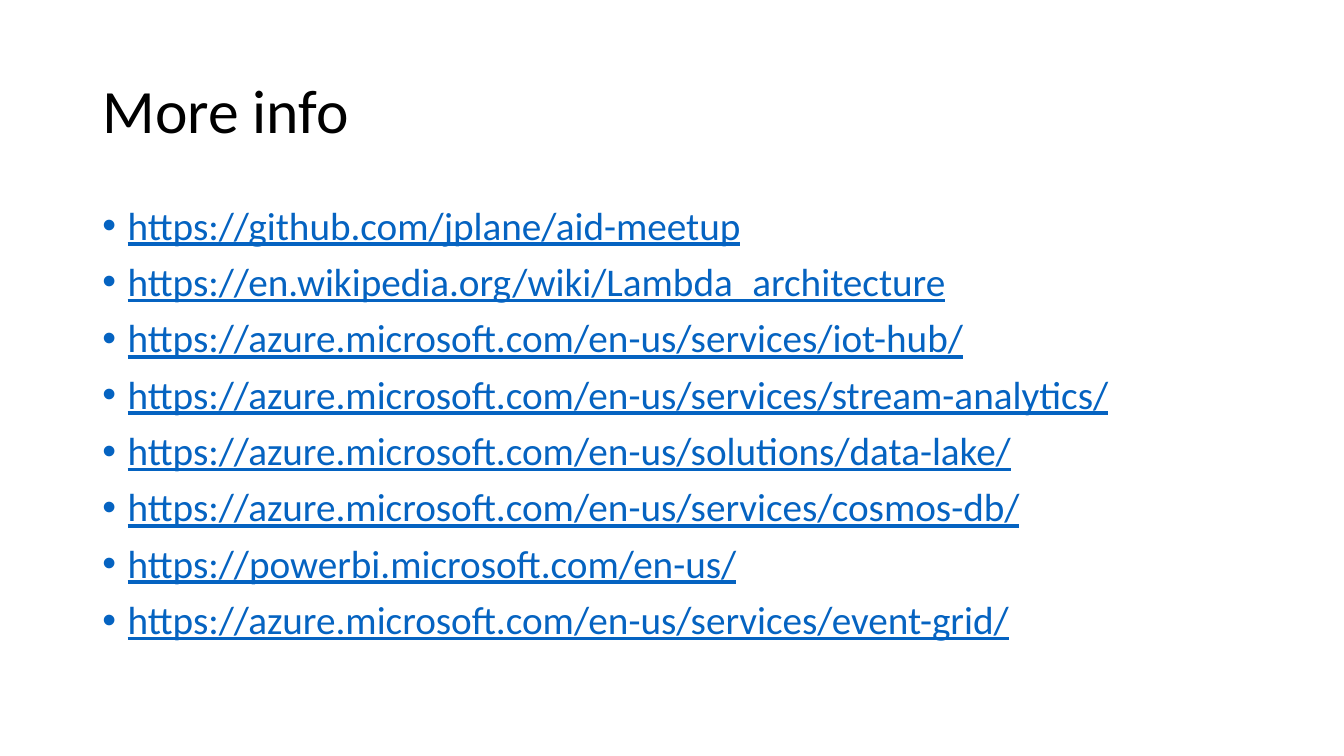
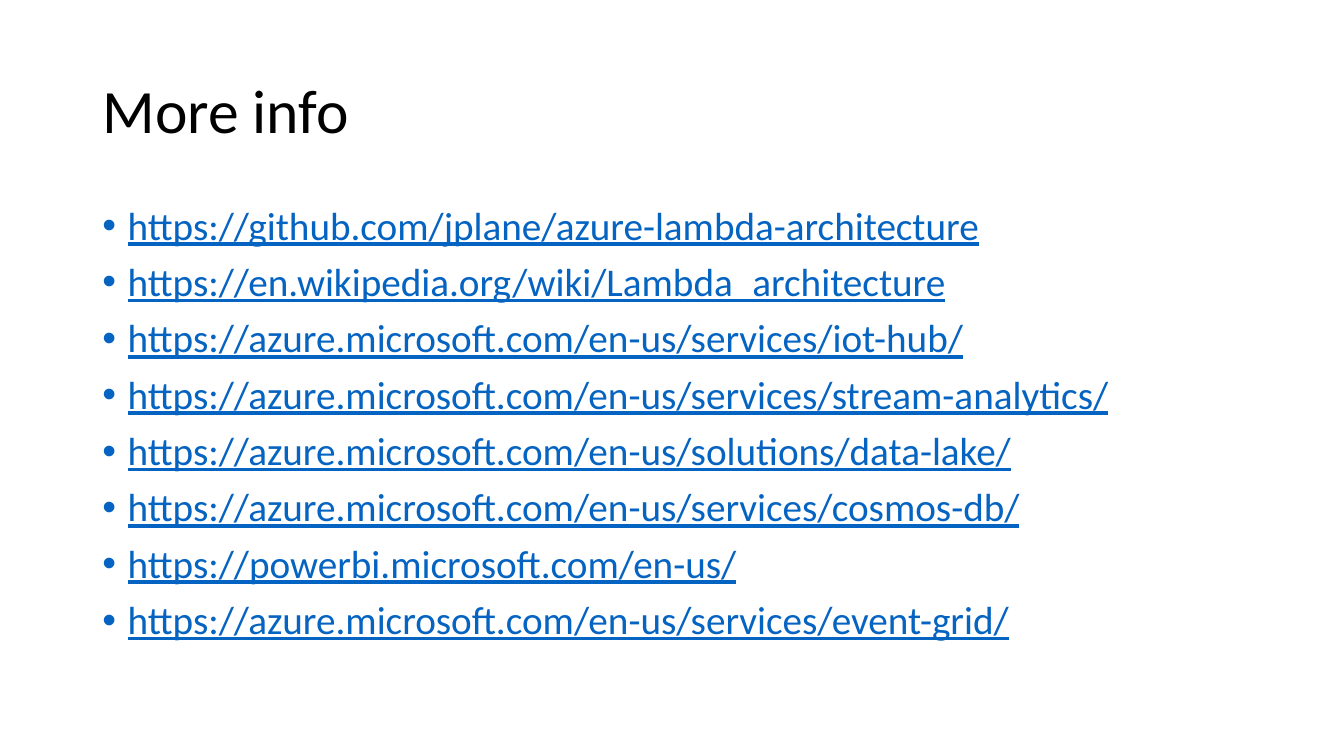
Before and after one commit to jplane/azure-lambda-architecture, a slide deck: slide 10 of Azure IoT and Lambda Architecture.pptx (slide 11 before the commit). Drawn at 1344x756 pixels with LibreOffice and Linux fonts; fonts in the diff are those of the drawing. Boxes give left, top, right and bottom in pixels: in the first picture for what was removed or moved away, otherwise in the second. Text is boxed around its words. In the diff, an @@ line names an element or a change of style, - is before the commit and + after.

```diff
--- a/Azure IoT and Lambda Architecture.pptx
+++ b/Azure IoT and Lambda Architecture.pptx
@@ text at bbox=[128, 212, 979, 247]: text changed @@
-• https://github.com/jplane/aid-meetup
+• https://github.com/jplane/azure-lambda-architecture
```
Also in this commit, not shown: 1 slide removed, 1 other file.
